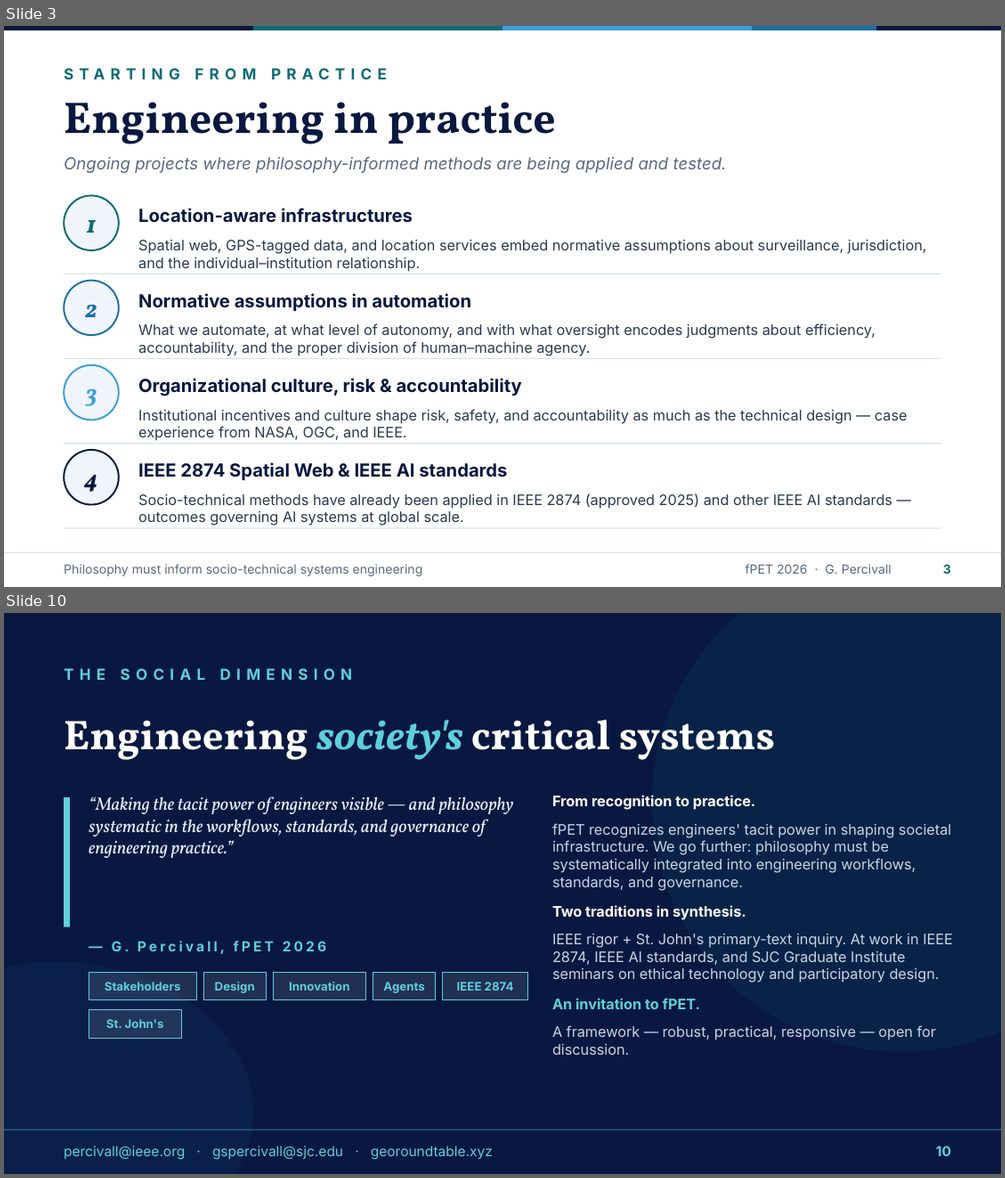
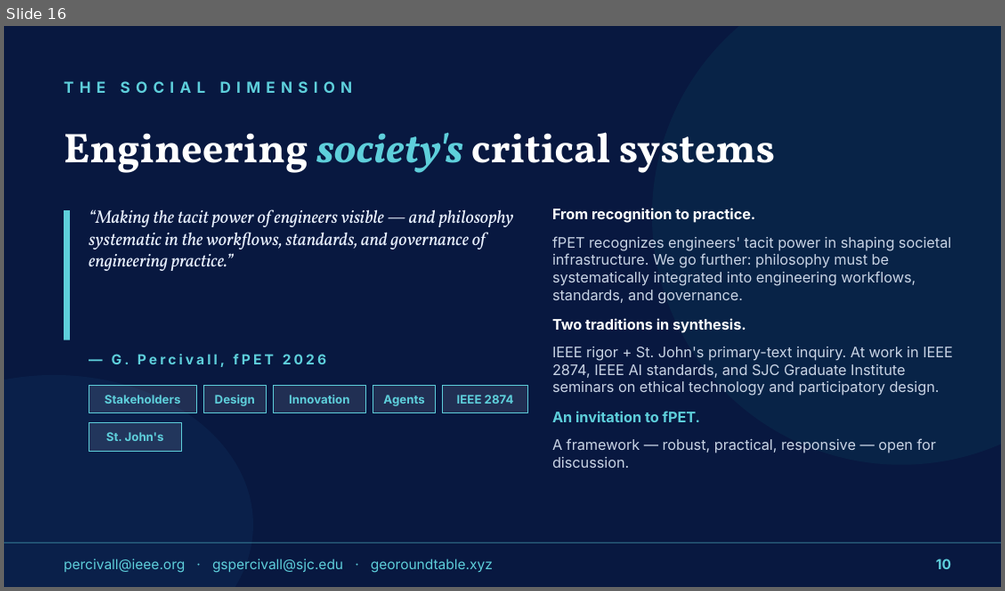
Before and after one commit to percivall/georoundtable.xyz, a slide deck: fPET-2026-Philosophy-must-inform-socio-technical-systems-engineering.pptx. Shown one above the other, each under a label of ours: slides 3 and 10 before the commit, slide 16 after it; the slides between them are not shown. The pictures are 1005x1178 and 1005x591 pixels, drawn with LibreOffice and Linux fonts; fonts in the diff are those of the drawing. Boxes give left, top, right and bottom in pixels: in the first picture for what was removed or moved away, otherwise in the second. Text is boxed around its words. In the diff, an @@ line names an element or a change of style, - is before the commit and + after.

```diff
--- a/fPET-2026-Philosophy-must-inform-socio-technical-systems-engineering.pptx
+++ b/fPET-2026-Philosophy-must-inform-socio-technical-systems-engineering.pptx
@@ slide 3 removed at box(4, 26, 1001, 587), background #FFFFFF @@
@@ rectangle removed at box(4, 26, 253, 30) @@
@@ rectangle removed at box(253, 26, 502, 30) @@
@@ rectangle removed at box(502, 26, 752, 30) @@
@@ rectangle removed at box(752, 26, 876, 30) @@
@@ rectangle removed at box(876, 26, 1001, 30) @@
@@ text removed at box(64, 102, 378, 144) @@
-Engineering in practice
@@ text removed at box(388, 102, 556, 144) @@
-STARTING FROM PRACTICE
@@ text removed at box(64, 157, 727, 173) @@
-Ongoing projects where philosophy-informed methods are being applied and tested.
@@ ellipse removed at box(64, 195, 119, 250) @@
@@ text removed at box(138, 208, 413, 223) @@
-Location-aware infrastructures
@@ text removed at box(86, 220, 97, 232) @@
-1
@@ text removed at box(138, 240, 927, 272) @@
-Spatial web, GPS-tagged data, and location services embed normative assumptions about surveillance, jurisdiction, and the individual–institution relationship.
@@ rectangle removed at box(64, 273, 941, 274) @@
@@ ellipse removed at box(64, 281, 119, 335) @@
@@ text removed at box(85, 305, 97, 317) @@
-2
@@ text removed at box(138, 293, 471, 311) @@
-Normative assumptions in automation
@@ text removed at box(138, 323, 875, 356) @@
-What we automate, at what level of autonomy, and with what oversight encodes judgments about efficiency, accountability, and the proper division of human–machine agency.
@@ rectangle removed at box(64, 358, 941, 359) @@
@@ ellipse removed at box(64, 365, 119, 419) @@
@@ text removed at box(85, 389, 97, 406) @@
-3
@@ text removed at box(138, 378, 522, 396) @@
-Organizational culture, risk & accountability
@@ text removed at box(138, 409, 907, 441) @@
-Institutional incentives and culture shape risk, safety, and accountability as much as the technical design — case experience from NASA, OGC, and IEEE.
@@ rectangle removed at box(64, 443, 941, 443) @@
@@ ellipse removed at box(64, 450, 119, 505) @@
@@ text removed at box(84, 475, 98, 491) @@
-4
@@ text removed at box(138, 462, 507, 480) @@
-IEEE 2874 Spatial Web & IEEE AI standards
@@ text removed at box(138, 493, 892, 525) @@
-Socio-technical methods have already been applied in IEEE 2874 (approved 2025) and other IEEE AI standards — outcomes governing AI systems at global scale.
@@ rectangle removed at box(64, 527, 941, 528) @@
@@ rectangle removed at box(4, 552, 1001, 553) @@
@@ text removed at box(64, 564, 423, 576) @@
-Philosophy must inform socio-technical systems engineering
@@ text removed at box(745, 564, 891, 573) @@
-fPET 2026 · G. Percivall
@@ text removed at box(943, 564, 951, 573) @@
-3
@@ what was slide 10 is now slide 16 @@
```
Also in this commit, not shown: 2 slides changed, 13 slides added, 6 other slides removed, 3 other files.
